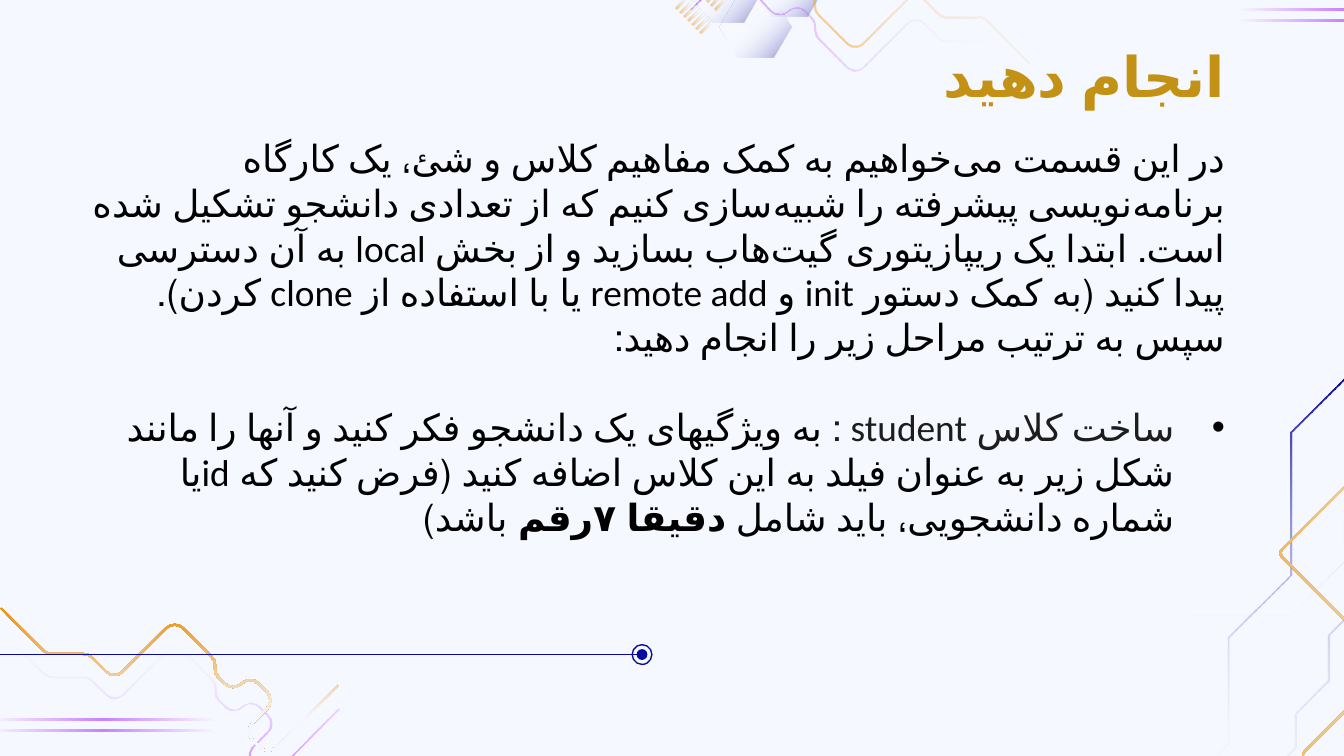
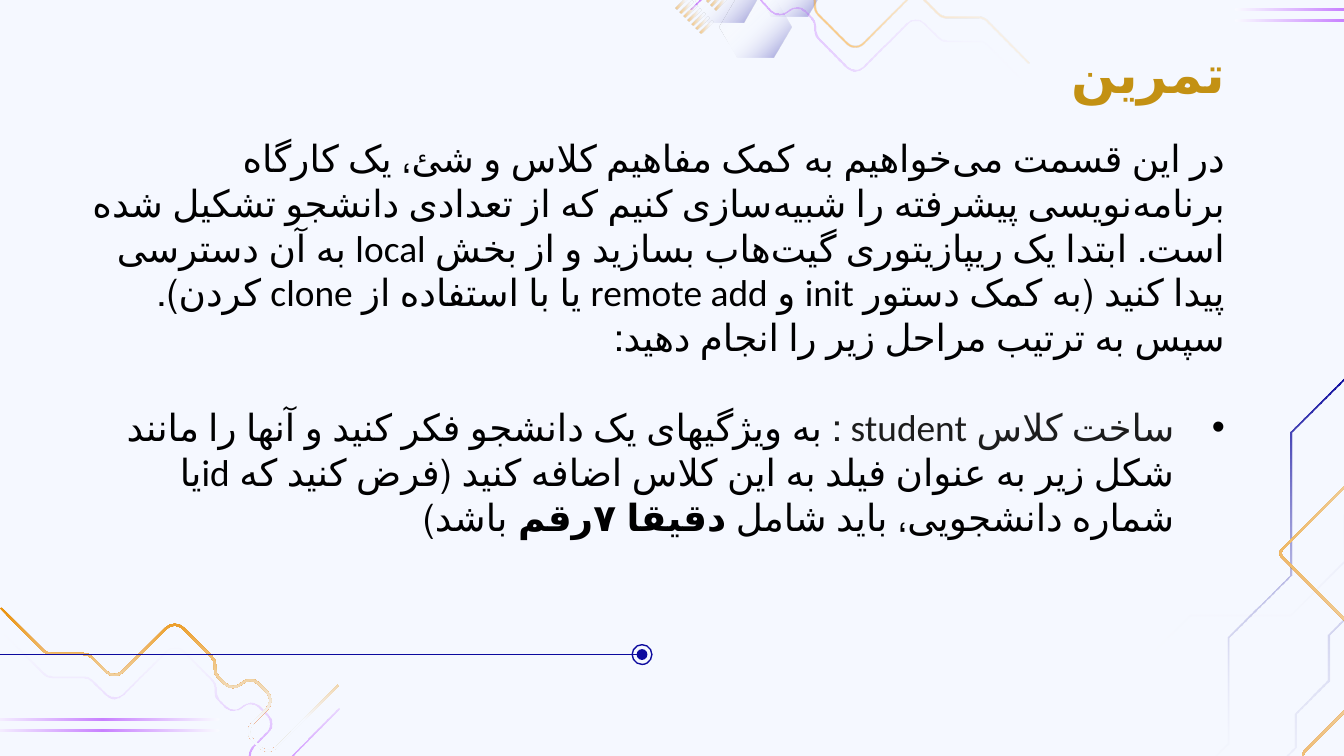
Before and after one commit to AUT-Programming/AP-Workshop, a slide deck: slide 39 of Slides/workshop_2/workshop_2.pptx (slide 34 before the commit). Drawn at 1344x756 pixels with LibreOffice and Linux fonts; fonts in the diff are those of the drawing; background and template pictures are left out. Boxes give left, top, right and bottom in pixels: in the first picture for what was removed or moved away, otherwise in the second. Text is boxed around its words. In the diff, an @@ line names an element or a change of style, - is before the commit and + after.

```diff
--- a/Slides/workshop_2/workshop_2.pptx
+++ b/Slides/workshop_2/workshop_2.pptx
@@ title at [1071, 67, 1224, 104]: text changed; size 30 to 28 pt @@
-انجام دهید
+تمرین
```
Also in this commit, not shown: 36 other slides changed, 5 slides added, 1 other file.
